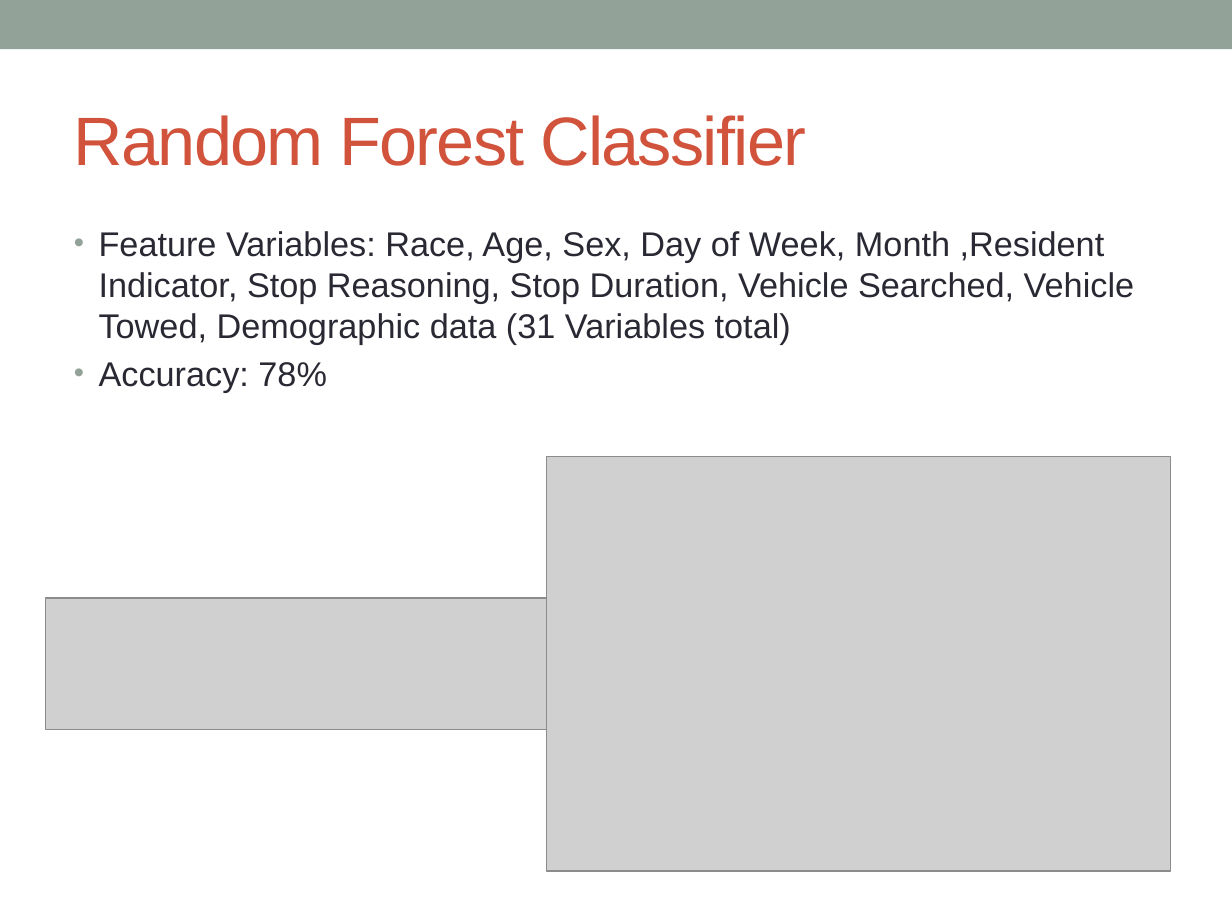
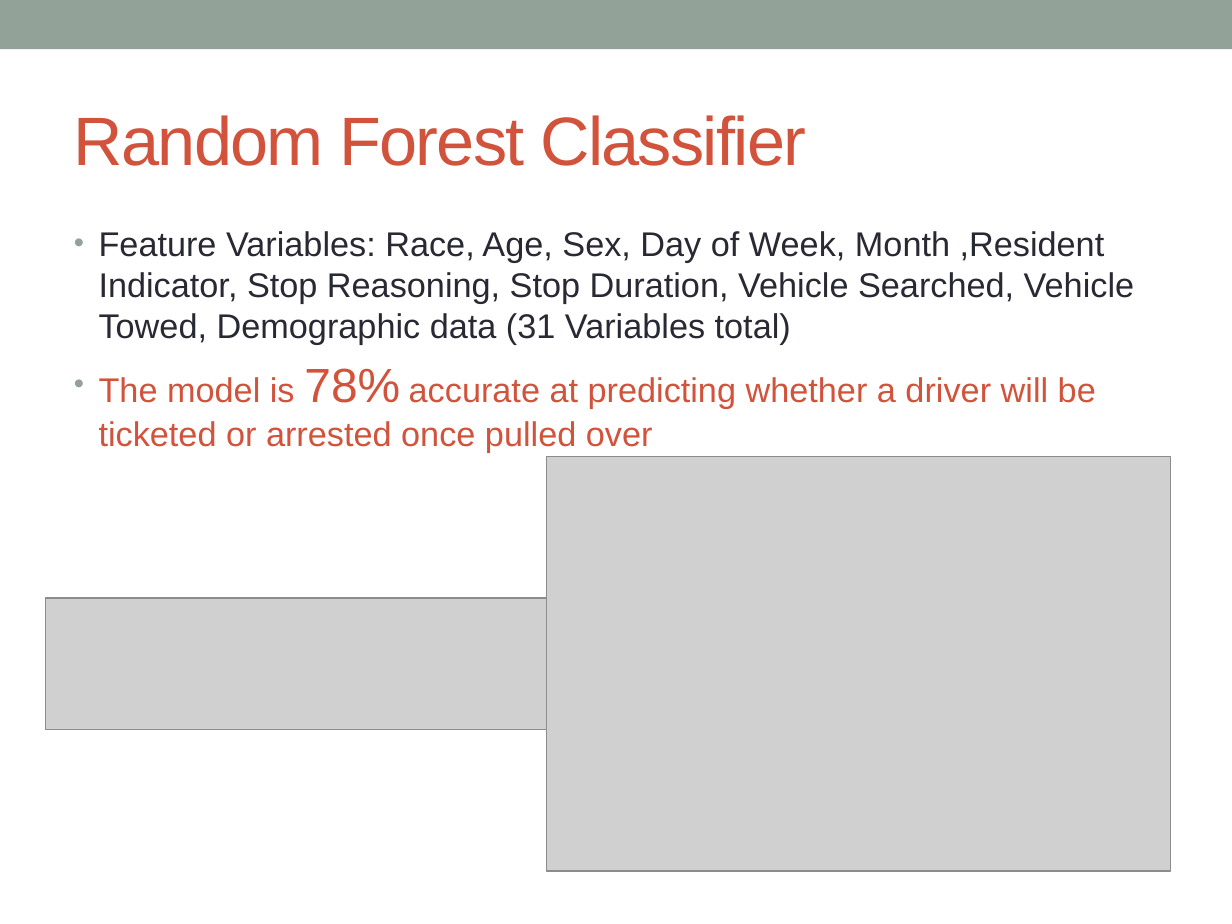
Before and after one commit to aaharrison/GeneralAssembly, a slide deck: slide 18 of Capstone/Connecticut Traffic Stop Final.pptx (slide 16 before the commit). Drawn at 1232x924 pixels with LibreOffice and Linux fonts; fonts in the diff are those of the drawing; grey boxes stand for pictures. Boxes give left, top, right and bottom in pixels: in the first picture for what was removed or moved away, otherwise in the second. Text is boxed around its words. In the diff, an @@ line names an element or a change of style, - is before the commit and + after.

```diff
--- a/Capstone/Connecticut Traffic Stop Final.pptx
+++ b/Capstone/Connecticut Traffic Stop Final.pptx
@@ text at <box>99,368,1096,452</box>: text changed; text colour #292934 to #D2533C @@
-• Accuracy: 78%
+• The model is 78% accurate at predicting whether a driver will be ticketed or arrested once pulled over
```
Also in this commit, not shown: 3 other slides changed, 2 slides added, 1 other file.
